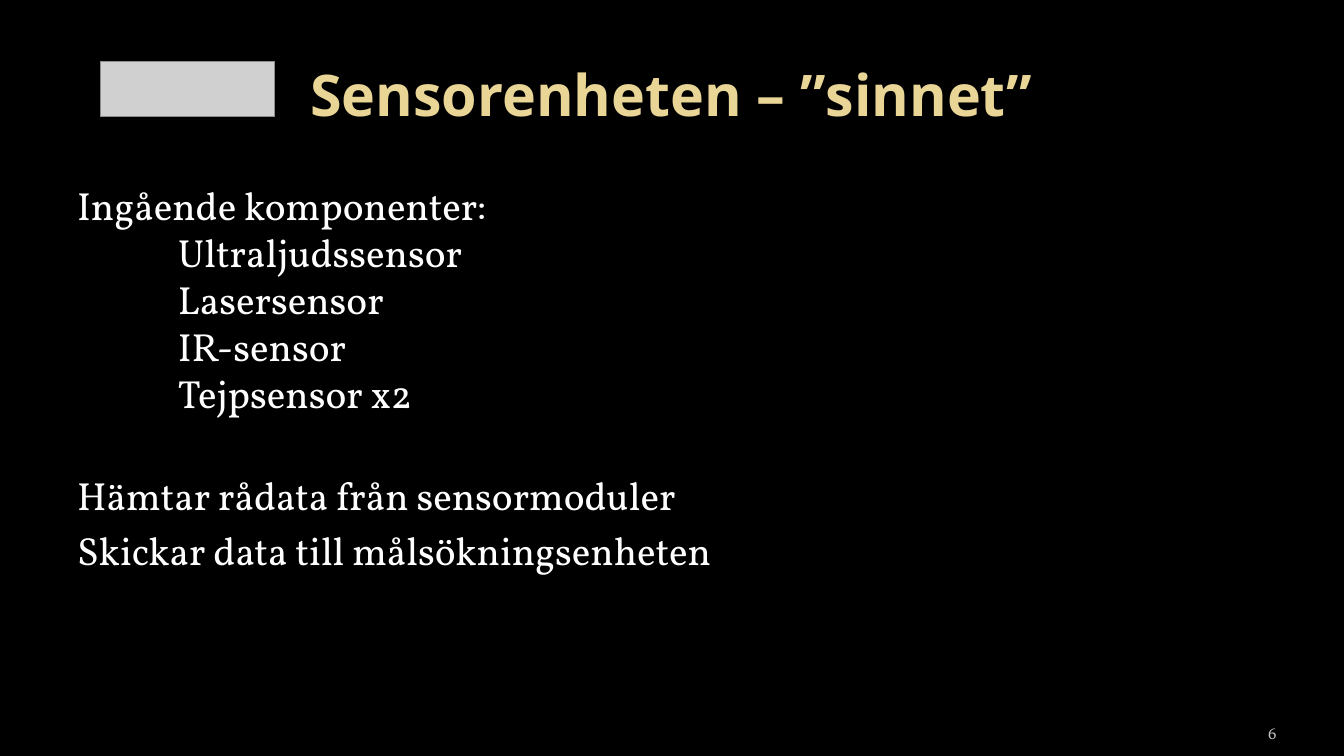
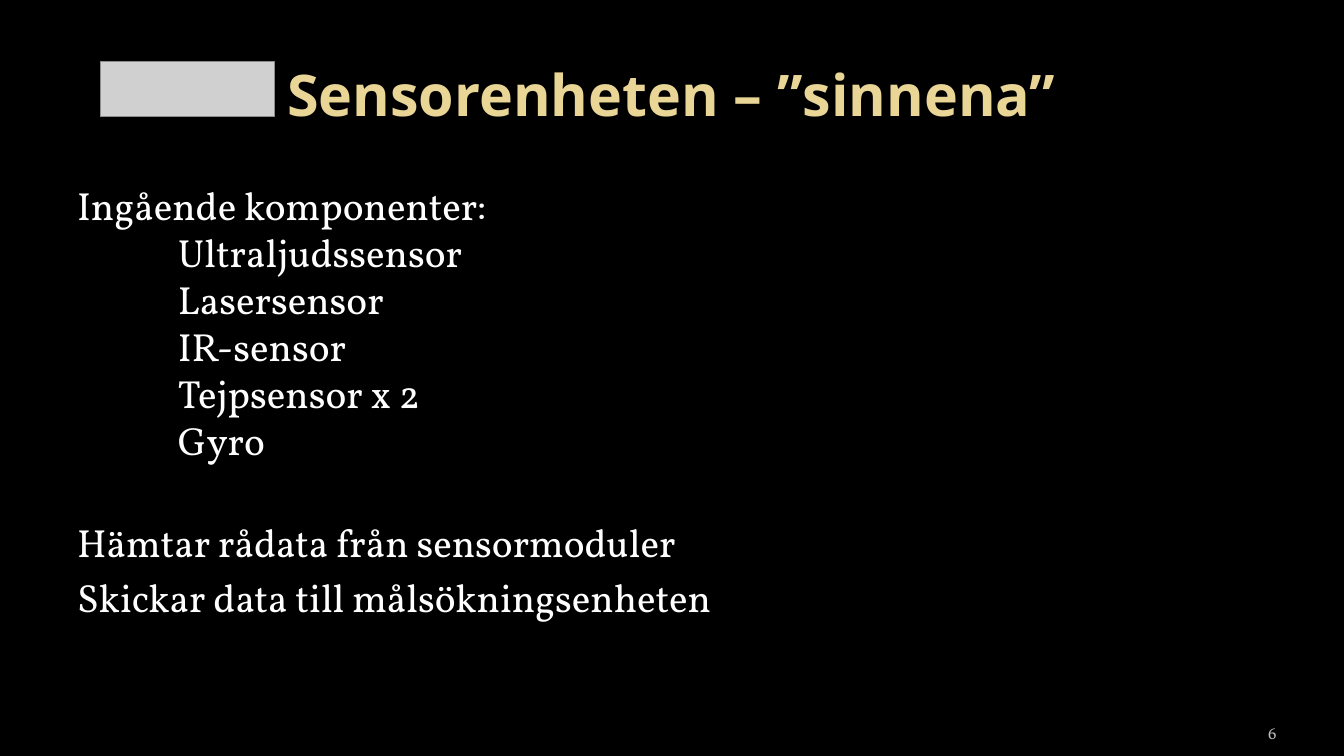
Before and after one commit to towni0/TSEA29---MrRobot, a slide deck: slide 6 of docs/TSEA29 - presentation v.01.pptx. Drawn at 1344x756 pixels with LibreOffice and Linux fonts; fonts in the diff are those of the drawing; grey boxes stand for pictures; background and template pictures are left out. Boxes give left, top, right and bottom in pixels: in the first picture for what was removed or moved away, otherwise in the second. Text is boxed around its words. In the diff, an @@ line names an element or a change of style, - is before the commit and + after.

```diff
--- a/docs/TSEA29 - presentation v.01.pptx
+++ b/docs/TSEA29 - presentation v.01.pptx
@@ title at box(287, 72, 1055, 117): text changed @@
-Sensorenheten – ”sinnet”
+Sensorenheten – ”sinnena”
@@ text at box(77, 192, 486, 465): text changed @@
-Ingående komponenter:
-Ultraljudssensor
-Lasersensor
-IR-sensor
-Tejpsensor x2
+Ingående komponenter:
+Ultraljudssensor
+Lasersensor
+IR-sensor
+Tejpsensor x 2
+Gyro
```
Also in this commit, not shown: 6 other slides changed.
